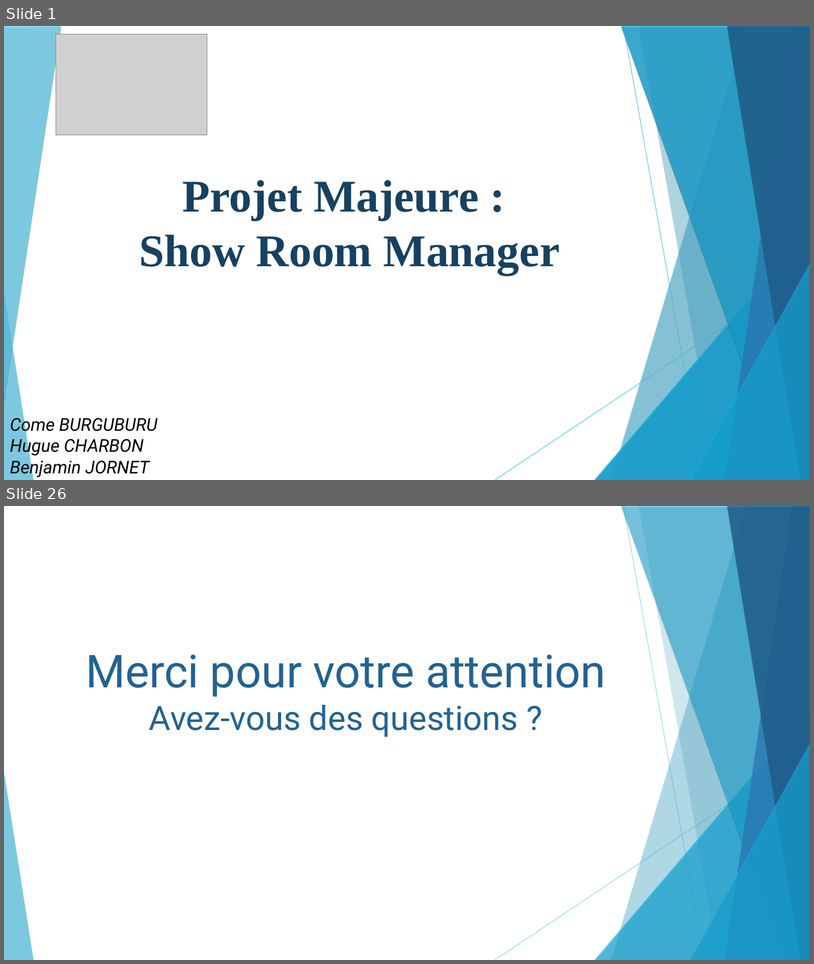
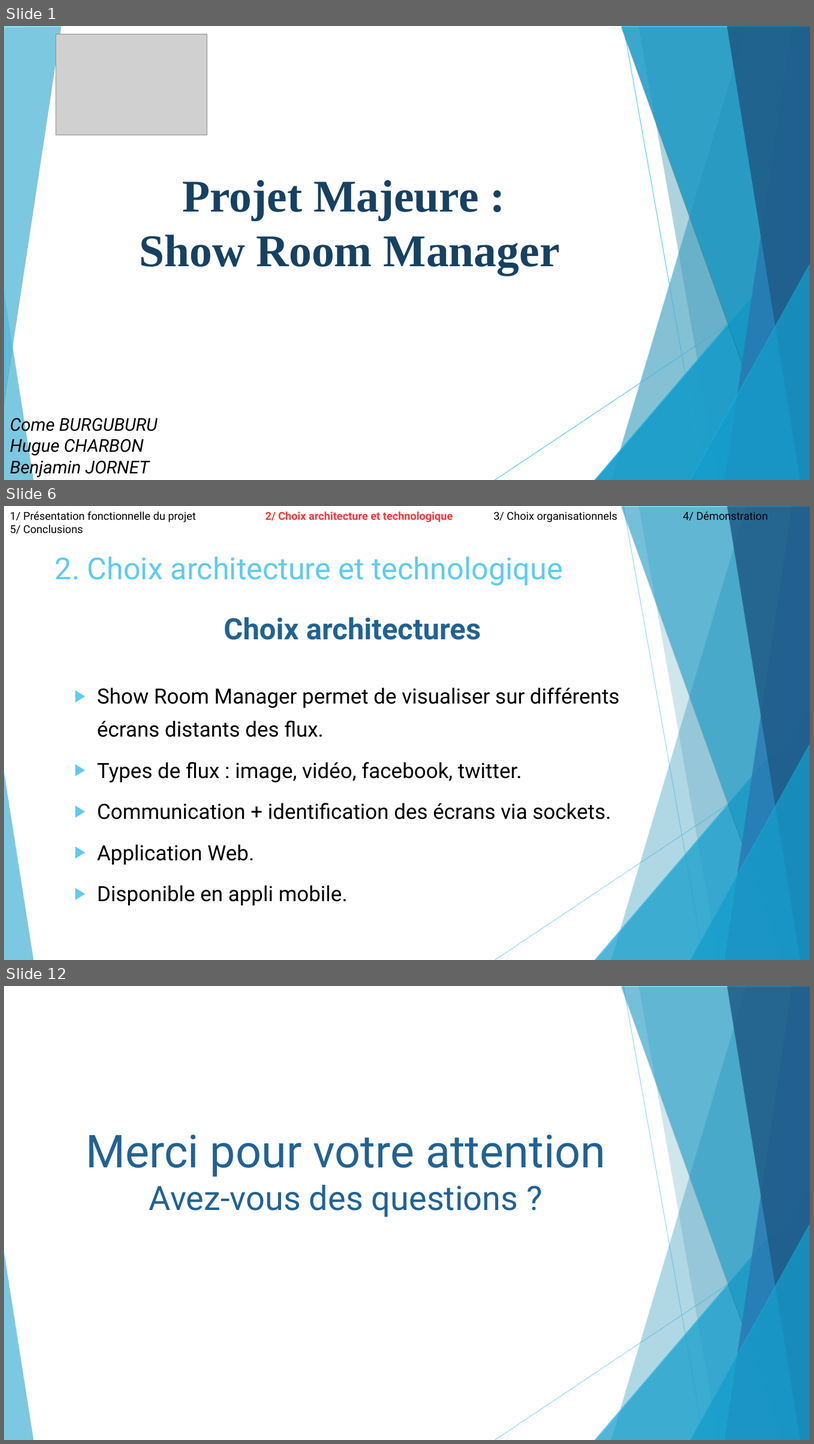
Before and after one commit to ComeBurguburu/AmbianceShowRoom, a slide deck: docs/Presentation orale.odp. Shown one above the other, each under a label of ours: slides 1 and 26 before the commit, slides 1, 6 and 12 after it; the slides between them are not shown. The pictures are 814x964 and 814x1444 pixels, drawn with LibreOffice and Linux fonts; fonts in the diff are those of the drawing; grey boxes stand for pictures. Boxes give left, top, right and bottom in pixels: in the first picture for what was removed or moved away, otherwise in the second. Text is boxed around its words. In the diff, an @@ line names an element or a change of style, - is before the commit and + after.

```diff
--- a/docs/Presentation orale.odp
+++ b/docs/Presentation orale.odp
@@ slide 6 added at [4,506,810,960], background #FFFFFF; not listed: 10 template elements that a slide beside it also shows @@
@@ text added at [10,510,768,523], 13 pt, text #000000 @@
+1/ Présentation fonctionnelle du projet 2/ Choix architecture et technologique 3/ Choix organisationnels 4/ Démonstration 5/ Conclusions
@@ title added at [55,556,563,586], 36 pt, text #5FCBEF @@
+2. Choix architecture et technologique
@@ text added at [97,617,620,905], 25 pt, text #000000 @@
+Choix architectures
+▶ Show Room Manager permet de visualiser sur différents écrans distants des flux.
+▶ Types de flux : image, vidéo, facebook, twitter.
+▶ Communication + identification des écrans via sockets.
+▶ Application Web.
+▶ Disponible en appli mobile.
@@ what was slide 26 is now slide 12 @@
```
Also in this commit, not shown: 3 slides changed, 6 other slides added, 21 slides removed, 5 other files.
